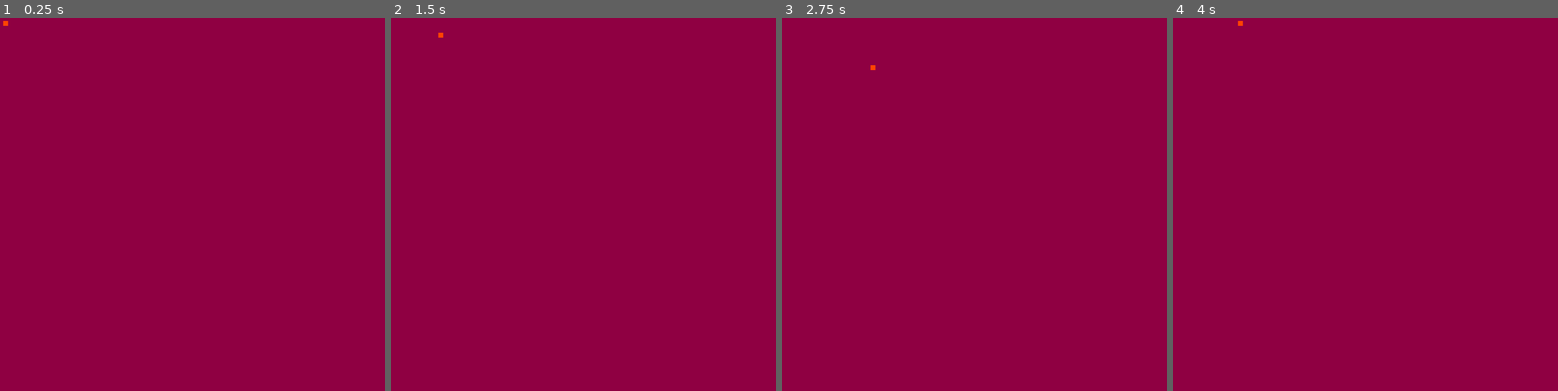
Above: before the commit, frames 1-4 (left to right).
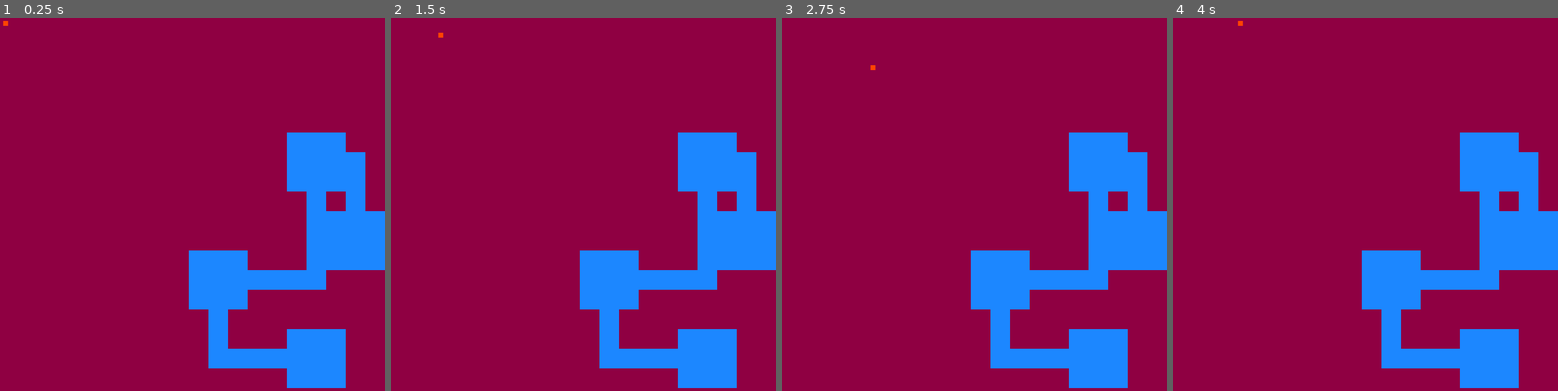
Above: after the commit, the same moments.

Repository: KirigayaRyuunosuke/Godot_Experiments
Game: Godot game, scene res://nodes/base/base.tscn
Same seed, same stepped clock (60 frames per second), same inputs: the game is played once before the commit and once after it.
Inputs:
- Up to frame 1 (0.25 s): no input
- Up to frame 2 (1.5 s): tap Enter at 0.5 s; hold Right (move_right) 0.53-1.28 s; hold Down (move_down) from 1.28 s (still down)
- Up to frame 3 (2.75 s): tap Space at 2 s; release Down (move_down) at 2.03 s; hold Right (move_right) from 2.03 s (still down)
- Up to frame 4 (4 s): release Right (move_right) at 2.78 s; hold Up (move_up) 2.78-3.53 s; tap Enter at 3.5 s; hold Left (move_left) from 3.53 s (still down)

The runs differ from the first frame. In frame 1, 14% of the frame differs, in the area x 49-100%, y 30-100%; in frame 2, 14%; in frame 3, 14%; in frame 4, 14%.

Commit message:
drawing roads

Diff:
--- a/procedural/nodes/base/base.gd
+++ b/procedural/nodes/base/base.gd
@@ -2,7 +2,7 @@
 
 @onready var down: CollisionShape2D = $borders/down
 @onready var right: CollisionShape2D = $borders/right
-@onready var map: Node2D = $map
+@onready var mapNode: Node2D = $map
 
 var segmentBackground = preload("res://nodes/level_segment_0.tscn")
 
@@ -13,7 +13,7 @@
 
 	var cols = 20
 	var rows = 20
-	var halls = 4
+	var halls = 10
 
 	down.global_position.y = rows * 100
 	right.global_position.x = cols * 100
@@ -41,7 +41,7 @@
 	for i in range(points.size()):
 		for x in range(3):
 			for y in range(3):
-				result[points[i][0]+x][points[i][1]+y] = 1
+				result[points[i][0]+y][points[i][1]+x] = 1
 	return result
 
 func _randomPointsGenerator(rangeX,rangeY,howMany):
@@ -63,8 +63,8 @@
 func _checkAvailability(points,newPoint):
 	var distanceX
 	var distanceY
-	var minimalDistanceBetween = 5
-	var maximumDistanceBetween = 10
+	var minimalDistanceBetween = 4
+	var maximumDistanceBetween = 7
 	for i in range(points.size()):
 		distanceX = points[i][0] - newPoint[0]
 		distanceY = points[i][1] - newPoint[1]
@@ -81,12 +81,40 @@
 	return 0
 
 func _drawRoads(points,map):
+	var result = []
+	for i in range(map.size()):
+		result.append([])
+		for ii in range(map[i].size()):
+			result[i].append(map[i][ii])
 	var centerPoints = []
 	for x in range(points.size()):
 		centerPoints.append([])
 		for y in range(points[x].size()):
 			centerPoints[x].append(points[x][y]+1)
-	var result = []
+		print(str(centerPoints))
+	for i in range(centerPoints.size()-1):
+		result = _drawLine(centerPoints[i],centerPoints[i+1],result)
+	return result
+
+func _drawLine(pointA,pointB,array):
+	var result = array
+	var aX = pointA[1]
+	var aY = pointA[0]
+	var bX = pointB[1]
+	var bY = pointB[0]
+	if aX > bX:
+		for x in range(aX-bX+1):
+			result[aY][aX - x] = 1
+	else:
+		for x in range(bX-aX+1):
+			result[aY][aX + x] = 1
+
+	if aY > bY:
+		for y in range(aY-bY+1):
+			result[aY - y][bX] = 1
+	else:
+		for y in range(bY-aY+1):
+			result[aY + y][bX] = 1
 
 	return result
 
@@ -97,4 +125,4 @@
 			if array[a][i] == 1:
 				var segment = segmentBackground.instantiate()
 				segment.global_position = drawingPosition
-				map.add_child(segment)
+				mapNode.add_child(segment)
